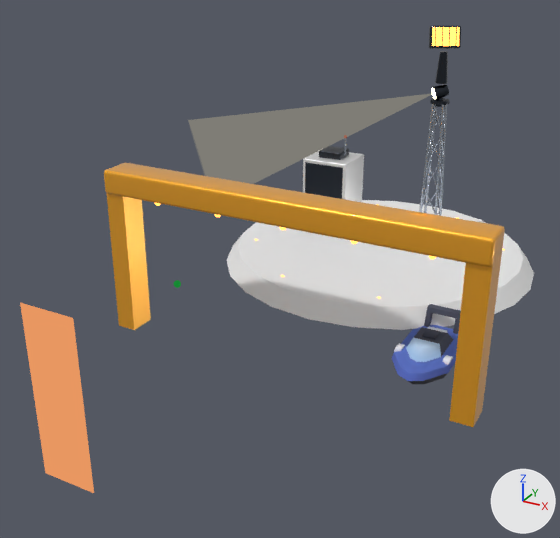
The glTF model public/models/buildings/customs-T3.glb, before and after one commit.
Both versions are drawn from a 50 mm camera at (4.5, -10.76, 5.57) aimed at (-0.41, -1.84, 1.11). Every picture has the same lights, and +X, +Y and +Z are marked at lower right. The older version comes first. Where no turn or scale is listed for an object, it has been applied to the vertices.
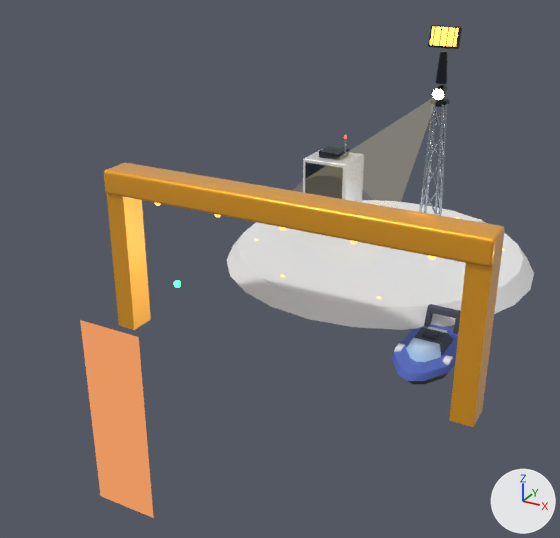
ob_node_68 is not drawn itself; it is the parent of ob_mesh_59, ob_mesh_60, ob_mesh_61.
ob_node_75 is not drawn itself; it is the parent of ob_mesh_63, ob_mesh_64, ob_mesh_65, ob_mesh_66, ob_mesh_67, ob_mesh_68.

Location of each change, [x1, y1, x2, y2] in pixels of the pictures (560 x 538 px):
'Mesh_61', moved
    before: [188, 93, 434, 184]
    after: [293, 95, 438, 268]
'Mesh_77', moved
    before: [20, 303, 94, 493]
    after: [80, 320, 154, 518]
'Mesh_64', moved
    before: [432, 27, 460, 46]
    after: [430, 27, 459, 47]
'Mesh_63', moved
    before: [429, 26, 461, 49]
    after: [428, 25, 462, 49]
'Mesh_59', moved
    before: [432, 84, 449, 100]
    after: [431, 84, 448, 101]
'Mesh_60', moved
    before: [432, 88, 436, 99]
    after: [432, 89, 444, 100]
'Mesh_66', moved
    before: [442, 27, 443, 46]
    after: [439, 27, 442, 46]
'Mesh_67', moved
    before: [449, 27, 450, 44]
    after: [445, 27, 449, 46]
'Mesh_65', moved
    before: [435, 27, 436, 46]
    after: [432, 26, 436, 45]
'Mesh_68', moved
    before: [455, 27, 457, 46]
    after: [452, 27, 456, 47]

Diff of the bpy script that builds the scene:
```diff
--- a/public/models/buildings/customs-T3.glb.py
+++ b/public/models/buildings/customs-T3.glb.py
@@ ob_node_68 @@
 ob_node_68 = bpy.data.objects.new('Node_68', None)
-ob_node_68.parent = ob_node_67
+ob_node_68.parent = ob_anim_sweep
 ob_node_68.location = (0.0, 0.0, 0.0)
@@ ob_node_75 @@
 ob_node_75 = bpy.data.objects.new('Node_75', None)
-ob_node_75.parent = ob_node_74
+ob_node_75.parent = ob_anim_rot
 ob_node_75.location = (0.0, 0.0, 0.0)
@@ ob_mesh_77 @@
 ob_mesh_77 = bpy.data.objects.new('Mesh_77', me_mesh_77)
-ob_mesh_77.location = (-0.79, -5.9, 1.1)
+ob_mesh_77.location = (0.0, -5.9, 1.1)
@@ ob_anim_rot @@
+ob_anim_rot = bpy.data.objects.new('anim:rot', None)
+ob_anim_rot.parent = ob_node_72
+ob_anim_rot.location = (0.0, 0.0, 0.725)
@@ ob_anim_sweep @@
+ob_anim_sweep = bpy.data.objects.new('anim:sweep', None)
+ob_anim_sweep.parent = ob_node_65
+ob_anim_sweep.location = (0.0, 0.0, 0.16)
```
